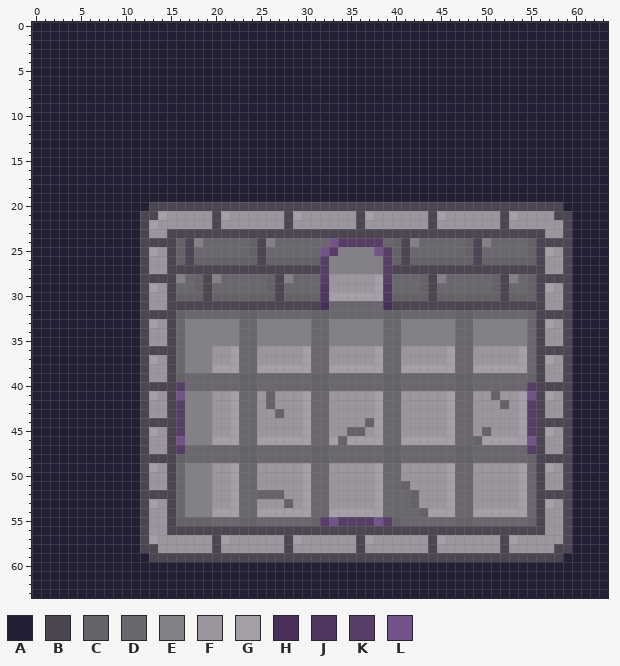
Pixel-art file -- AIProject/Assets/sprites/Asperite Files/tile_Reference.aseprite. The first picture shows the starting point.
64x64 pixels, 1 frame. Colours within 5 levels of each other are drawn and written as one.
Palette (. is transparent): A #222034  B #4c4552  C #656268  D #6b676e  E #838185  F #9b959e  G #a5a0a8  H #48305a  J #4f3760  K #563e67  L #72538a
Pixels before (only the part around the change), first column x 2:
 8 AAAAAAAAAAAAAAAAAAAAAAAAAAAAAAAAAAAAAAAAAAAAAAAAAAAAAAAAAAAAAA
 9 AAAAAAAAAAAAAAAAAAAAAAAAAAAAAAAAAAAAAAAAAAAAAAAAAAAAAAAAAAAAAA
10 AAAAAAAAAAAAAAAAAAAAAAAAAAAAAAAAAAAAAAAAAAAAAAAAAAAAAAAAAAAAAA
11 AAAAAAAAAAAAAAAAAAAAAAAAAAAAAAAAAAAAAAAAAAAAAAAAAAAAAAAAAAAAAA
12 AAAAAAAAAAAAAAAAAAAAAAAAAAAAAAAAAAAAAAAAAAAAAAAAAAAAAAAAAAAAAA
13 AAAAAAAAAAAAAAAAAAAAAAAAAAAAAAAAAAAAAAAAAAAAAAAAAAAAAAAAAAAAAA
14 AAAAAAAAAAAAAAAAAAAAAAAAAAAAAAAAAAAAAAAAAAAAAAAAAAAAAAAAAAAAAA
15 AAAAAAAAAAAAAAAAAAAAAAAAAAAAAAAAAAAAAAAAAAAAAAAAAAAAAAAAAAAAAA
16 AAAAAAAAAAAAAAAAAAAAAAAAAAAAAAAAAAAAAAAAAAAAAAAAAAAAAAAAAAAAAA
17 AAAAAAAAAAAAAAAAAAAAAAAAAAAAAAAAAAAAAAAAAAAAAAAAAAAAAAAAAAAAAA
18 AAAAAAAAAAAAAAAAAAAAAAAAAAAAAAAAAAAAAAAAAAAAAAAAAAAAAAAAAAAAAA
19 AAAAAAAAAAAAAAAAAAAAAAAAAAAAAAAAAAAAAAAAAAAAAAAAAAAAAAAAAAAAAA
20 AAAAAAAAAAABBBBBBBBBBBBBBBBBBBBBBBBBBBBBBBBBBBBBBBBBBBBBBAAAAA
21 AAAAAAAAAABBGFFFFFBGFFFFFFBGFFFFFFBGFFFFFFBGFFFFFFBGFFFFBBAAAA
22 AAAAAAAAAABGFFFFFFBFFFFFFFBFFFFFFFBFFFFFFFBFFFFFFFBFFFFFFBAAAA
23 AAAAAAAAAABFFBBBBBBBBBBBBBBBBBBBBBBBBBBBBBBBBBBBBBBBBBBFFBAAAA
24 AAAAAAAAAABBBBCBEDDDDDCBEDDDDDDLKKKKKDCBEDDDDDCBEDDDDCBBBBAAAA
25 AAAAAAAAAABGFBCBDDDDDDCBDDDDDDLKEEEELKCBDDDDDDCBDDDDDCBGFBAAAA
26 AAAAAAAAAABFFBCBCCCCCCCBCCCCCCKEEEEEEKCBCCCCCCCBCCCCCCBFFBAAAA
27 AAAAAAAAAABFFBBBBBBBBBBBBBBBBBKEEEEEEKBBBBBBBBBBBBBBBBBFFBAAAA
28 AAAAAAAAAABBBBEDCBEDDDDDCBEDDDKFFFFFGKDDDCBEDDDDDCBEDCBBBBAAAA
29 AAAAAAAAAABGFBDDCBDDDDDDCBDDDDJFFFFFGJDDDCBDDDDDDCBDDCBGFBAAAA
30 AAAAAAAAAABFFBCCCBCCCCCCCBCCCCJGGGGGGJCCCCBCCCCCCCBCCCBFFBAAAA
31 AAAAAAAAAABFFBBBBBBBBBBBBBBBBBHDDDDDDHBBBBBBBBBBBBBBBBBFFBAAAA
32 AAAAAAAAAABBBBCDDDDDDCCDDDDDDCCDDDDDDCCDDDDDDCCDDDDDDCBBBBAAAA
33 AAAAAAAAAABGFBDEEEEEEDDEEEEEEDDEEEEEEDDEEEEEEDDEEEEEEDBGFBAAAA
34 AAAAAAAAAABFFBDEEEEEEDDEEEEEEDDEEEEEEDDEEEEEEDDEEEEEEDBFFBAAAA
35 AAAAAAAAAABFFBDEEEEEEDDEEEEEEDDEEEEEEDDEEEEEEDDEEEEEEDBFFBAAAA
36 AAAAAAAAAABBBBDEEEFFGDDFFFFFGDDFFFFFGDDFFFFFGDDFFFFFGDBBBBAAAA
37 AAAAAAAAAABGFBDEEEFFGDDFFFFFGDDFFFFFGDDFFFFFGDDFFFFFGDBGFBAAAA
38 AAAAAAAAAABFFBDEEEGGGDDGGGGGGDDGGGGGGDDGGGGGGDDGGGGGGDBFFBAAAA
39 AAAAAAAAAABFFBCDDDDDDCCDDDDDDCCDDDDDDCCDDDDDDCCDDDDDDCBFFBAAAA
40 AAAAAAAAAABBBBKDDDDDDCCDDDDDDCCDDDDDDCCDDDDDDCCDDDDDDKBBBBAAAA
41 AAAAAAAAAABGFBLEEEFFGDDFCFFFGDDFFFFFGDDFFFFFGDDFFCFFGLBGFBAAAA
42 AAAAAAAAAABFFBKEEEFFGDDFCFFFGDDFFFFFGDDFFFFFGDDFFFCFGKBFFBAAAA
43 AAAAAAAAAABFFBKEEEFFGDDFFCFFGDDFFFFFGDDFFFFFGDDFFFFFGKBFFBAAAA
44 AAAAAAAAAABBBBKEEEFFGDDFFFFFGDDFFFFCGDDFFFFFGDDFFFFFGKBBBBAAAA
45 AAAAAAAAAABGFBKEEEFFGDDFFFFFGDDFFCCFGDDFFFFFGDDFCFFFGKBGFBAAAA
46 AAAAAAAAAABFFBLEEEGGGDDGGGGGGDDGCGGGGDDGGGGGGDDCGGGGGLBFFBAAAA
47 AAAAAAAAAABFFBKDDDDDDCCDDDDDDCCDDDDDDCCDDDDDDCCDDDDDDKBFFBAAAA
48 AAAAAAAAAABBBBCDDDDDDCCDDDDDDCCDDDDDDCCDDDDDDCCDDDDDDCBBBBAAAA
49 AAAAAAAAAABGFBDEEEFFGDDFFFFFGDDFFFFFGDDFFFFFGDDFFFFFGDBGFBAAAA
50 AAAAAAAAAABFFBDEEEFFGDDFFFFFGDDFFFFFGDDFFFFFGDDFFFFFGDBFFBAAAA
51 AAAAAAAAAABFFBDEEEFFGDDFFFFFGDDFFFFFGDDCFFFFGDDFFFFFGDBFFBAAAA
52 AAAAAAAAAABBBBDEEEFFGDDCCCFFGDDFFFFFGDDDCFFFGDDFFFFFGDBBBBAAAA
53 AAAAAAAAAABGFBDEEEFFGDDFFFCFGDDFFFFFGDDDCFFFGDDFFFFFGDBGFBAAAA
54 AAAAAAAAAABFFBDEEEGGGDDGGGGGGDDGGGGGGDDDDCGGGDDGGGGGGDBFFBAAAA
55 AAAAAAAAAABFFBCCCCDDDCCDDDDDDCKLKKKKLKCDDDDDDCCDDDDDDCBFFBAAAA
56 AAAAAAAAAABFFBBBBBBBBBBBBBBBBBBBBBBBBBBBBBBBBBBBBBBBBBBFFBAAAA
57 AAAAAAAAAABGFFFFFFBGFFFFFFBGFFFFFFBGFFFFFFBGFFFFFFBGFFFFFBAAAA
58 AAAAAAAAAABBFFFFFFBFFFFFFFBFFFFFFFBFFFFFFFBFFFFFFFBFFFFFBBAAAA
59 AAAAAAAAAAABBBBBBBBBBBBBBBBBBBBBBBBBBBBBBBBBBBBBBBBBBBBBBAAAAA
60 AAAAAAAAAAAAAAAAAAAAAAAAAAAAAAAAAAAAAAAAAAAAAAAAAAAAAAAAAAAAAA
61 AAAAAAAAAAAAAAAAAAAAAAAAAAAAAAAAAAAAAAAAAAAAAAAAAAAAAAAAAAAAAA
62 AAAAAAAAAAAAAAAAAAAAAAAAAAAAAAAAAAAAAAAAAAAAAAAAAAAAAAAAAAAAAA
63 AAAAAAAAAAAAAAAAAAAAAAAAAAAAAAAAAAAAAAAAAAAAAAAAAAAAAAAAAAAAAA
After:
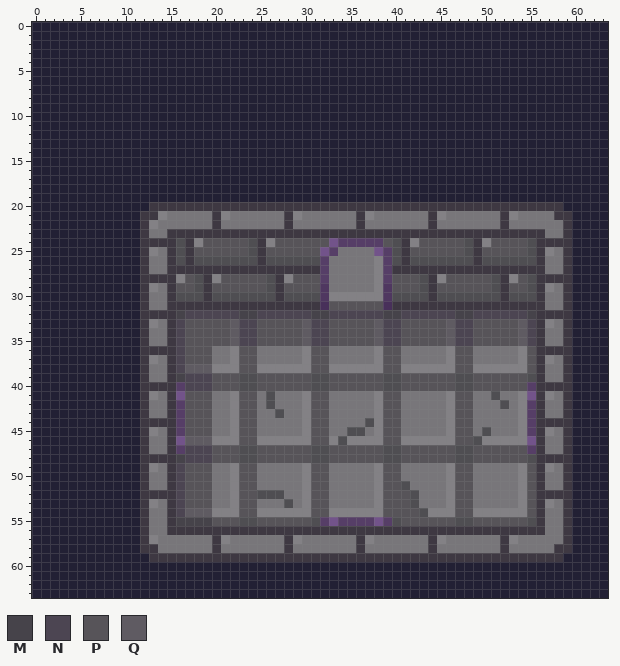
Colours new in this view: M #46434a  N #4c4552  P #575459  Q #5f5b62
Difference:
colour B: #4c4552 -> #3e3842
colour C: #656268 -> #4f4e52
colour F: #9b959e -> #78767a
y 21: x 14 G -> E; x 21 G -> E; x 29 G -> E; x 37 G -> E; x 45 G -> E; x 53 G -> E
y 22: x 13 G -> E
y 24: x 19..23 DDDDD -> PPPPP; x 27..32 DDDDDD -> PPPPPP; x 39 D -> P; x 43..47 DDDDD -> PPPPP; x 51..54 DDDD -> PPPP
y 25: x 13 G -> E; x 18..23 DDDDDD -> PPPPPP; x 26..31 DDDDDD -> PPPPPP; x 34..37 EEEE -> FFFF; x 42..47 DDDDDD -> PPPPPP; x 50..54 DDDDD -> PPPPP; x 57 G -> E
y 26..27: x 33..37 EEEEE -> FFFFF
y 28: x 17 D -> P; x 21..25 DDDDD -> PPPPP; x 29..31 DDD -> PPP; x 38 G -> E; x 40..42 DDD -> PPP; x 46..50 DDDDD -> PPPPP; x 54 D -> P
y 29: x 13 G -> E; x 16..17 DD -> PP; x 20..25 DDDDDD -> PPPPPP; x 28..31 DDDD -> PPPP; x 38 G -> E; x 40..42 DDD -> PPP; x 45..50 DDDDDD -> PPPPPP; x 53..54 DD -> PP; x 57 G -> E
y 30: x 33..38 GGGGGG -> EEEEEE
y 31: x 33..38 DDDDDD -> PPPPPP
y 32: x 16..55 CDDDDDDCCDDDDDDCCDDDDDDCCDDDDDDCCDDDDDDC -> MNNNNNNMMNNNNNNMMNNNNNNMMNNNNNNMMNNNNNNM
y 33: x 13 G -> E; x 16..55 DEEEEEEDDEEEEEEDDEEEEEEDDEEEEEEDDEEEEEED -> NPPPPPQNNPPPPPQNNPPPPPQNNPPPPPQNNPPPPPQN; x 57 G -> E
y 34..35: x 16..55 DEEEEEEDDEEEEEEDDEEEEEEDDEEEEEEDDEEEEEED -> NPPPPPQNNPPPPPQNNPPPPPQNNPPPPPQNNPPPPPQN
y 36: x 16..19 DEEE -> NPPP; x 22..24 GDD -> EPP; x 30..32 GDD -> EPP; x 38..40 GDD -> EPP; x 46..48 GDD -> EPP; x 54..55 GD -> EP
y 37: x 13 G -> E; x 16..19 DEEE -> NPPP; x 22..24 GDD -> EPP; x 30..32 GDD -> EPP; x 38..40 GDD -> EPP; x 46..48 GDD -> EPP; x 54..55 GD -> EP; x 57 G -> E
y 38: x 16..55 DEEEGGGDDGGGGGGDDGGGGGGDDGGGGGGDDGGGGGGD -> NQQQEEEPPEEEEEEPPEEEEEEPPEEEEEEPPEEEEEEP
y 39: x 16..22 CDDDDDD -> MNNNPPP; x 25..30 DDDDDD -> PPPPPP; x 33..38 DDDDDD -> PPPPPP; x 41..46 DDDDDD -> PPPPPP; x 49..54 DDDDDD -> PPPPPP
y 40: x 17..22 DDDDDD -> NNNPPP; x 25..30 DDDDDD -> PPPPPP; x 33..38 DDDDDD -> PPPPPP; x 41..46 DDDDDD -> PPPPPP; x 49..54 DDDDDD -> PPPPPP
y 41: x 13 G -> E; x 17..19 EEE -> PPP; x 22..24 GDD -> EPP; x 30..32 GDD -> EPP; x 38..40 GDD -> EPP; x 46..48 GDD -> EPP; x 54 G -> E; x 57 G -> E
y 42..44: x 17..19 EEE -> PPP; x 22..24 GDD -> EPP; x 30..32 GDD -> EPP; x 38..40 GDD -> EPP; x 46..48 GDD -> EPP; x 54 G -> E
y 45: x 13 G -> E; x 17..19 EEE -> PPP; x 22..24 GDD -> EPP; x 30..32 GDD -> EPP; x 38..40 GDD -> EPP; x 46..48 GDD -> EPP; x 54 G -> E; x 57 G -> E
y 46: x 17..33 EEEGGGDDGGGGGGDDG -> QQQEEEPPEEEEEEPPE; x 35..48 GGGGDDGGGGGGDD -> EEEEPPEEEEEEPP; x 50..54 GGGGG -> EEEEE
y 47: x 17..22 DDDDDD -> NNNPPP; x 25..30 DDDDDD -> PPPPPP; x 33..38 DDDDDD -> PPPPPP; x 41..46 DDDDDD -> PPPPPP; x 49..54 DDDDDD -> PPPPPP
y 48: x 16..22 CDDDDDD -> MNNNPPP; x 25..30 DDDDDD -> PPPPPP; x 33..38 DDDDDD -> PPPPPP; x 41..46 DDDDDD -> PPPPPP; x 49..54 DDDDDD -> PPPPPP
y 49: x 13 G -> E; x 16..19 DEEE -> NPPP; x 22..24 GDD -> EPP; x 30..32 GDD -> EPP; x 38..40 GDD -> EPP; x 46..48 GDD -> EPP; x 54..55 GD -> EP; x 57 G -> E
y 50..51: x 16..19 DEEE -> NPPP; x 22..24 GDD -> EPP; x 30..32 GDD -> EPP; x 38..40 GDD -> EPP; x 46..48 GDD -> EPP; x 54..55 GD -> EP
y 52: x 16..19 DEEE -> NPPP; x 22..24 GDD -> EPP; x 30..32 GDD -> EPP; x 38..41 GDDD -> EPPP; x 46..48 GDD -> EPP; x 54..55 GD -> EP
y 53: x 13 G -> E; x 16..19 DEEE -> NPPP; x 22..24 GDD -> EPP; x 30..32 GDD -> EPP; x 38..41 GDDD -> EPPP; x 46..48 GDD -> EPP; x 54..55 GD -> EP; x 57 G -> E
y 54: x 16..42 DEEEGGGDDGGGGGGDDGGGGGGDDDD -> NQQQEEEPPEEEEEEPPEEEEEEPPPP; x 44..55 GGGDDGGGGGGD -> EEEPPEEEEEEP
y 55: x 16..22 CCCCDDD -> MMMMPPP; x 25..30 DDDDDD -> PPPPPP; x 41..46 DDDDDD -> PPPPPP; x 49..54 DDDDDD -> PPPPPP
y 57: x 13 G -> E; x 21 G -> E; x 29 G -> E; x 37 G -> E; x 45 G -> E; x 53 G -> E
